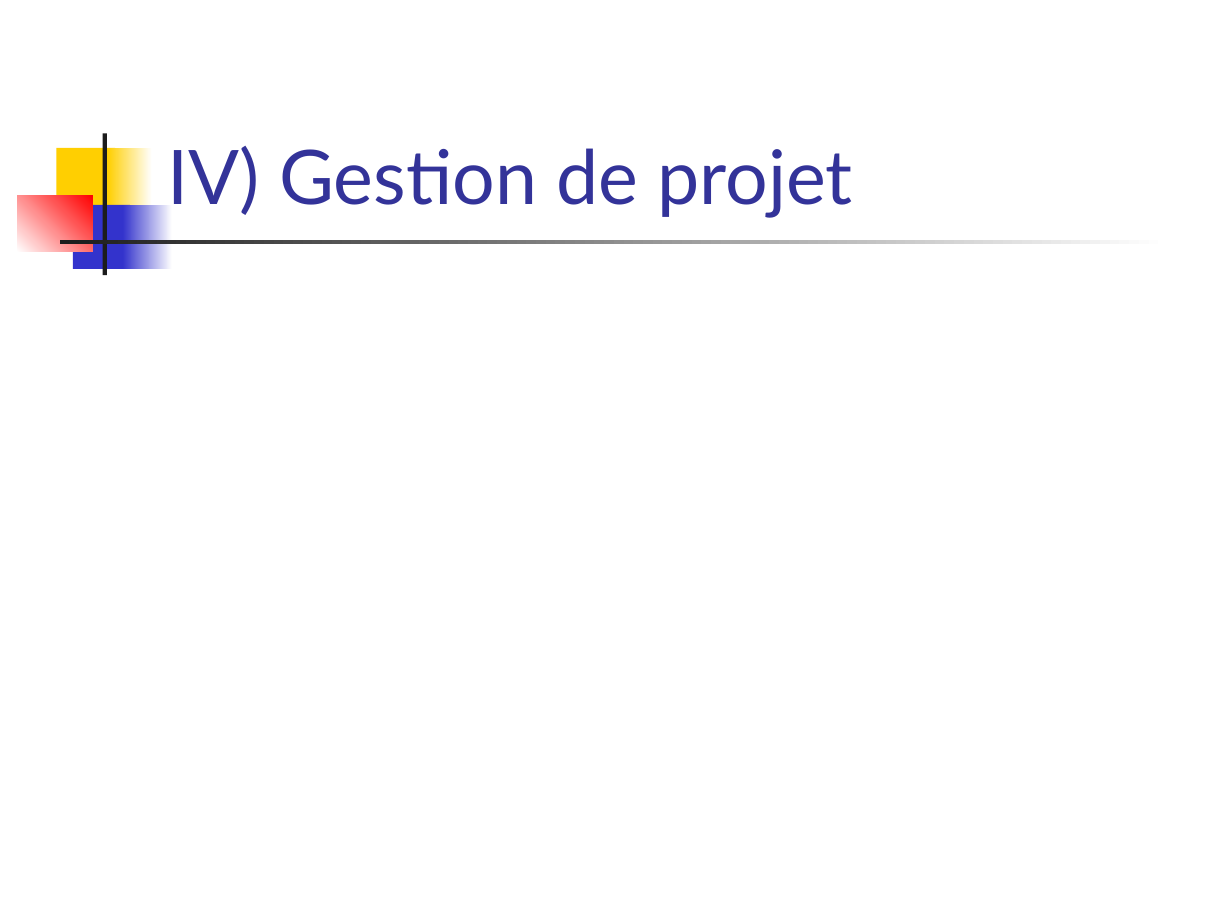
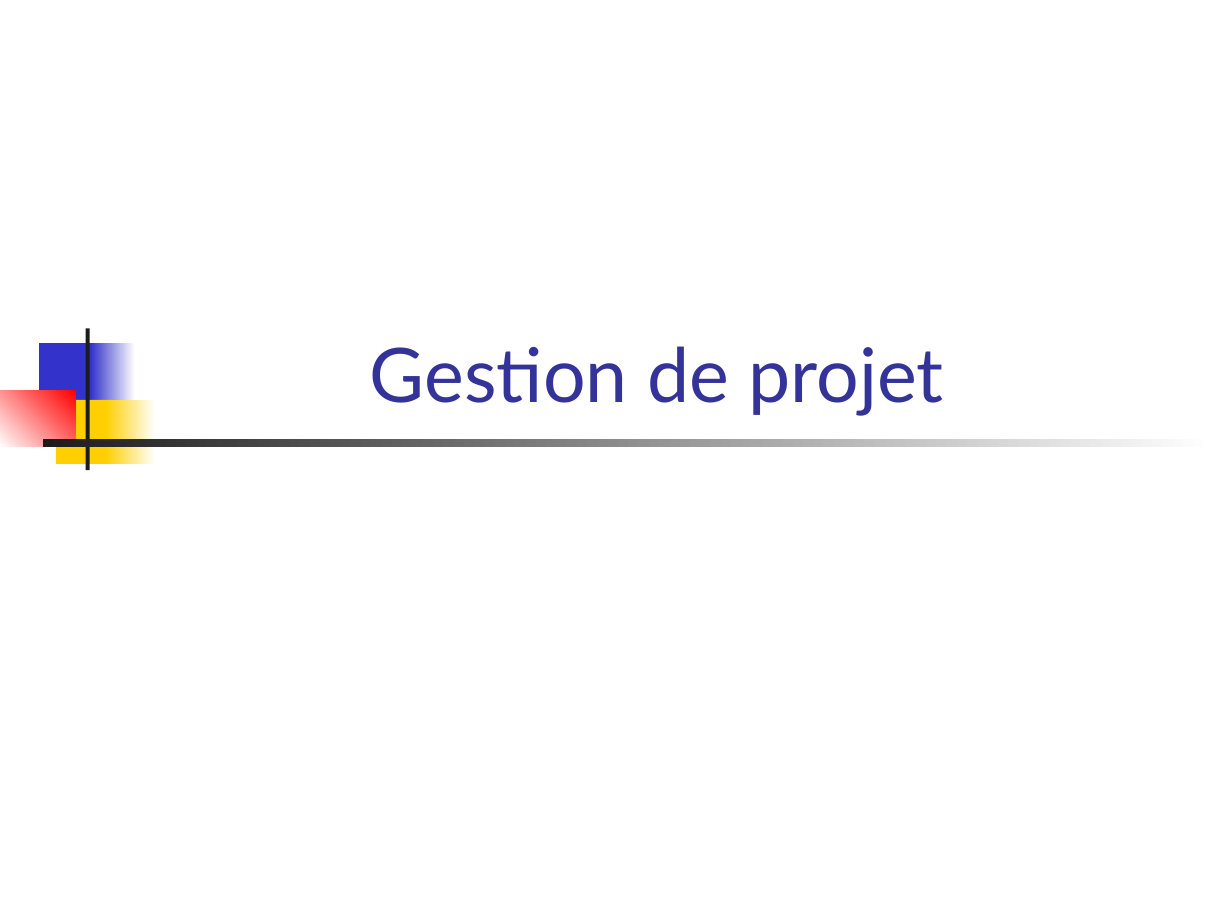
Before and after one commit to becharib/Calendar, a slide deck: slide 13 of Présentation/Soutenance projet.ppt. Drawn at 1232x924 pixels with LibreOffice and Linux fonts; fonts in the diff are those of the drawing. Boxes give left, top, right and bottom in pixels: in the first picture for what was removed or moved away, otherwise in the second. Text is boxed around its words. In the diff, an @@ line names an element or a change of style, - is before the commit and + after.

```diff
--- a/Présentation/Soutenance projet.ppt
+++ b/Présentation/Soutenance projet.ppt
@@ rectangle: place and size @@
-rectangle at bbox=[102, 133, 106, 275]
+rectangle at bbox=[85, 329, 89, 471]
@@ rectangle: place and size @@
-rectangle at bbox=[73, 205, 129, 269]
+rectangle at bbox=[39, 342, 99, 407]
@@ rectangle: place and size @@
-rectangle at bbox=[123, 205, 172, 269]
+rectangle at bbox=[91, 342, 136, 407]
@@ title at bbox=[370, 346, 943, 415]: text changed @@
-IV) Gestion de projet
+Gestion de projet
@@ rectangle: place and size @@
-rectangle at bbox=[17, 195, 92, 251]
+rectangle at bbox=[0, 391, 75, 447]
@@ rectangle: place and size @@
-rectangle at bbox=[57, 148, 116, 212]
+rectangle at bbox=[55, 400, 112, 464]
@@ rectangle: place and size @@
-rectangle at bbox=[108, 148, 153, 212]
+rectangle at bbox=[106, 400, 155, 464]
@@ rectangle: place and size @@
-rectangle at bbox=[59, 240, 1168, 244]
+rectangle at bbox=[43, 440, 1215, 447]
@@ rectangle at bbox=[43, 440, 1215, 447]: mirrored @@
```
Also in this commit, not shown: 13 other slides changed, 2 slides added, 2 slides removed.
